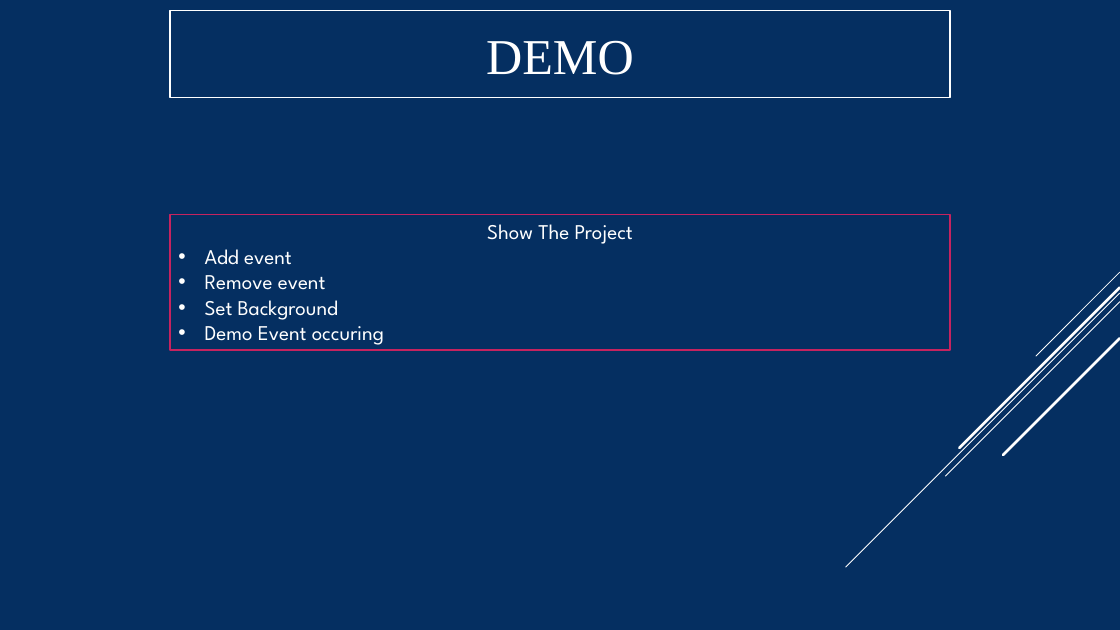
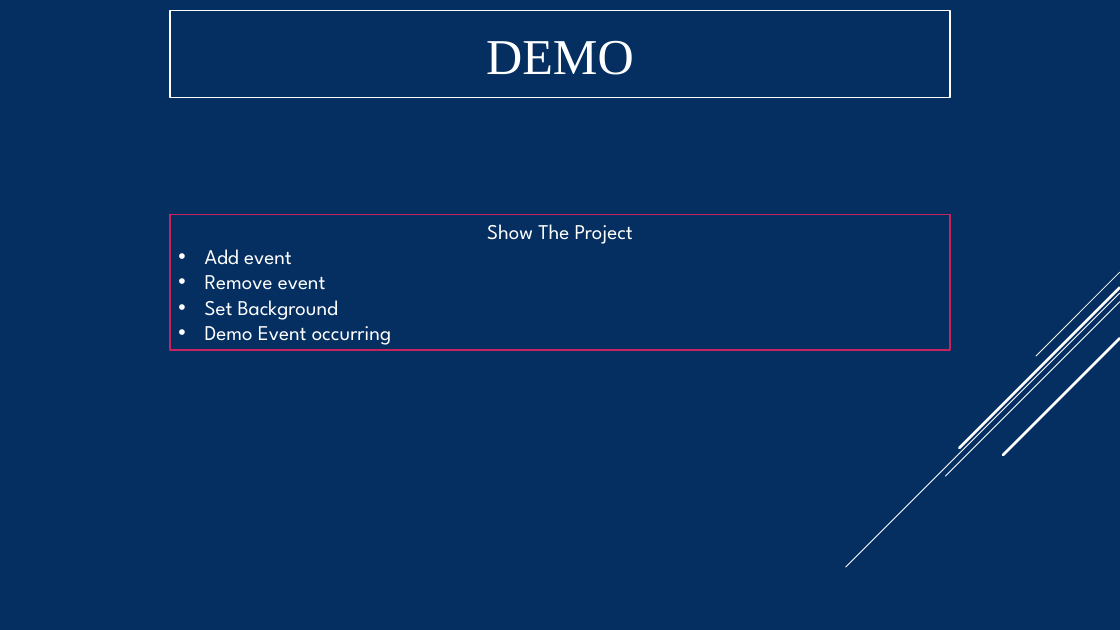
Before and after one commit to JeremyGord/CSCI-352-Group-Project, a slide deck: slide 5 of Final Draft.pptx. Drawn at 1120x630 pixels with LibreOffice and Linux fonts; fonts in the diff are those of the drawing. Boxes give left, top, right and bottom in pixels: in the first picture for what was removed or moved away, otherwise in the second. Text is boxed around its words. In the diff, an @@ line names an element or a change of style, - is before the commit and + after.

```diff
--- a/Final Draft.pptx
+++ b/Final Draft.pptx
@@ text in rectangle at [205, 319, 391, 345]: text changed @@
-• Demo Event occuring
+• Demo Event occurring
```
Also in this commit, not shown: 3 other slides changed, 6 other files.
